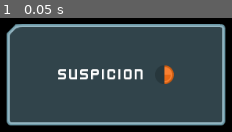
Above: before the commit, frame 1.
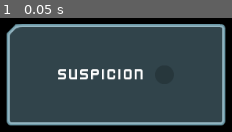
Above: after the commit, the same moment.

Repository: jnes92/udemy-games-godot
Game: Godot game, scene res://Scenes/GUI.tscn
Same seed, same stepped clock (60 frames per second), same inputs: the game is played once before the commit and once after it. This scene is started directly instead of the project's main scene.
Inputs:
- Up to frame 1 (0.05 s): no input

The runs differ from the first frame. In frame 1, 0.6% of the frame differs, in the area x 70-75%, y 41-58%.

Commit message:
[04] 69: Added suspicion to the guards

Diff:
--- a/3_Heist_Meisters/Scenes/GUI.tscn
+++ b/3_Heist_Meisters/Scenes/GUI.tscn
@@ -1,9 +1,10 @@
-[gd_scene load_steps=5 format=2]
+[gd_scene load_steps=6 format=2]
 
 [ext_resource path="res://GFX/Interface/PNG/glassPanel_cornerTL.png" type="Texture" id=1]
 [ext_resource path="res://Theme.tres" type="Theme" id=2]
 [ext_resource path="res://GFX/Interface/PNG/dot_shadow.png" type="Texture" id=3]
 [ext_resource path="res://GFX/Interface/PNG/dotRed.png" type="Texture" id=4]
+[ext_resource path="res://Scripts/SuspicionMeter.gd" type="Script" id=5]
 
 [node name="GUI" type="CanvasLayer"]
 
@@ -39,11 +40,13 @@
 theme = ExtResource( 2 )
 text = "Suspicion"
 
-[node name="TextureProgress" type="TextureProgress" parent="SuspicionContainer/CenterContainer/HSplitContainer"]
+[node name="SuspicionMeter" type="TextureProgress" parent="SuspicionContainer/CenterContainer/HSplitContainer" groups=[
+"SuspicionMeter",
+]]
 margin_left = 124.0
 margin_right = 148.0
 margin_bottom = 24.0
-value = 50.0
 texture_under = ExtResource( 3 )
 texture_progress = ExtResource( 4 )
 fill_mode = 4
+script = ExtResource( 5 )
--- a/3_Heist_Meisters/Scripts/Global.gd
+++ b/3_Heist_Meisters/Scripts/Global.gd
@@ -11,6 +11,7 @@
 const GROUP_INTERFACE_ID = "interface"
 const GROUP_NPC_ID = "npc"
 const GROUP_CODE_LABELS_ID = "code_labels"
+const GROUP_SUSPICION_METER_ID = "SuspicionMeter"
 
 ## Asset links - MUST BE CHANGED MANUALLY
 var sfx_nightvision_on = "res://SFX/nightvision.wav"
--- a/3_Heist_Meisters/Scripts/PlayerDetection.gd
+++ b/3_Heist_Meisters/Scripts/PlayerDetection.gd
@@ -13,6 +13,7 @@
 func _process(delta):
 	if Player_is_in_FOV_TOLERANCE() and Player_is_in_LOS():
 		$Torch.color = RED
+		get_tree().call_group(Global.GROUP_SUSPICION_METER_ID, "player_seen")
 	else:
 		$Torch.color = WHITE
 
--- /dev/null
+++ b/3_Heist_Meisters/Scripts/SuspicionMeter.gd
@@ -0,0 +1,19 @@
+extends TextureProgress
+
+export var suspicion_step = 1 # How much suspicion increases everytime we´re seen
+export var suspicion_dropoff = 0.25 # How fast suspicion falls
+
+var suspicion = 0
+
+func _process(delta):
+	suspicion -= suspicion_dropoff
+	suspicion = clamp(suspicion, 0, max_value)
+	value = suspicion # Update UI
+
+func player_seen():
+	suspicion += suspicion_step
+	if suspicion == max_value:
+		end_game()
+
+func end_game():
+	get_tree().quit()
Not shown: 1 places in 3_Heist_Meisters/Scenes/Levels/Level1.tscn that only renumber resources
